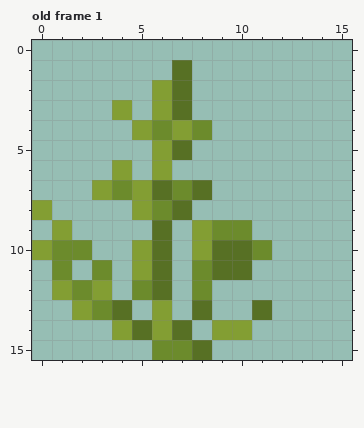
Two versions of one pixel-art file, Assets/_Game/Sprites/Entites/Plants/AFern.aseprite. The first picture shows the starting point.
16x16 pixels, 1 frame. Shown: old frame 1. The commit also changed other frames, which this record leaves out.
New version:
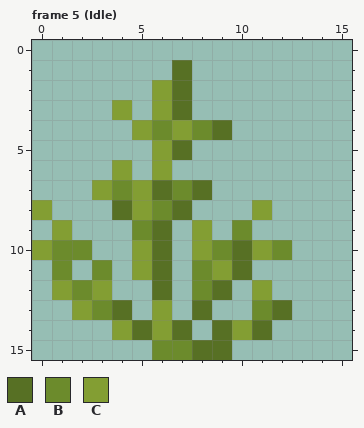
Palette (. is transparent): A #577024  B #6c8b2c  C #839e33
A new or re-ordered frame is compared with the old frame closest to it.
What changed:
frames 1 -> 8
Frame 5 (Idle) is new; against old frame 1:
Colour A now appears in row 4 at x 9; in row 8 at x 4; in row 12 at x 9; in row 13 at x 12; in row 14 at x 11; in row 15 at x 9.
The author changed colour C to colour A in row 14 at x 9.
Colour B now appears in row 9 at x 5; in row 10 at x 12.
The author changed colour A to colour B in row 10 at x 9; in row 13 at x 11.
Colour C now appears in row 8 at x 11; in row 12 at x 11.
The author changed colour A to colour C in row 11 at x 9.
The author changed colour B to colour C in row 10 at x 11.
The edit erases colour B in row 9 at x 9; in row 12 at x 5.
Changed places in both pictures, as pixel boxes (x1, y1, x2, y2):
changed: (212, 120, 292, 360)
changed: (112, 200, 152, 300)
